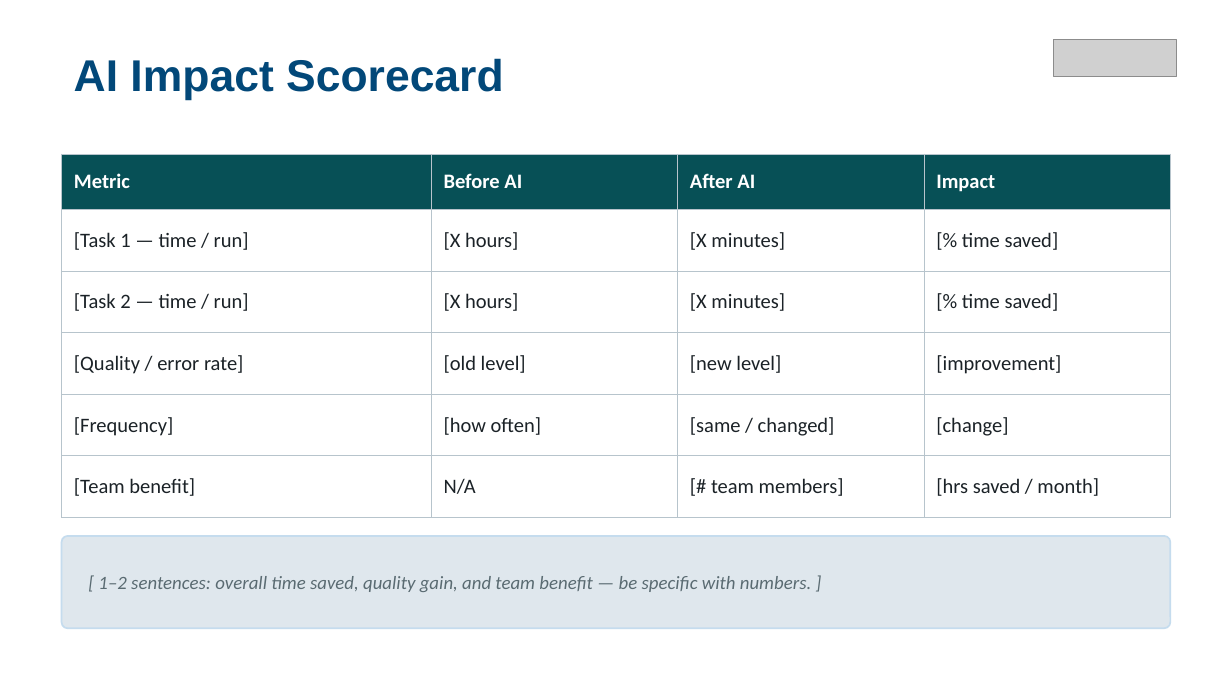
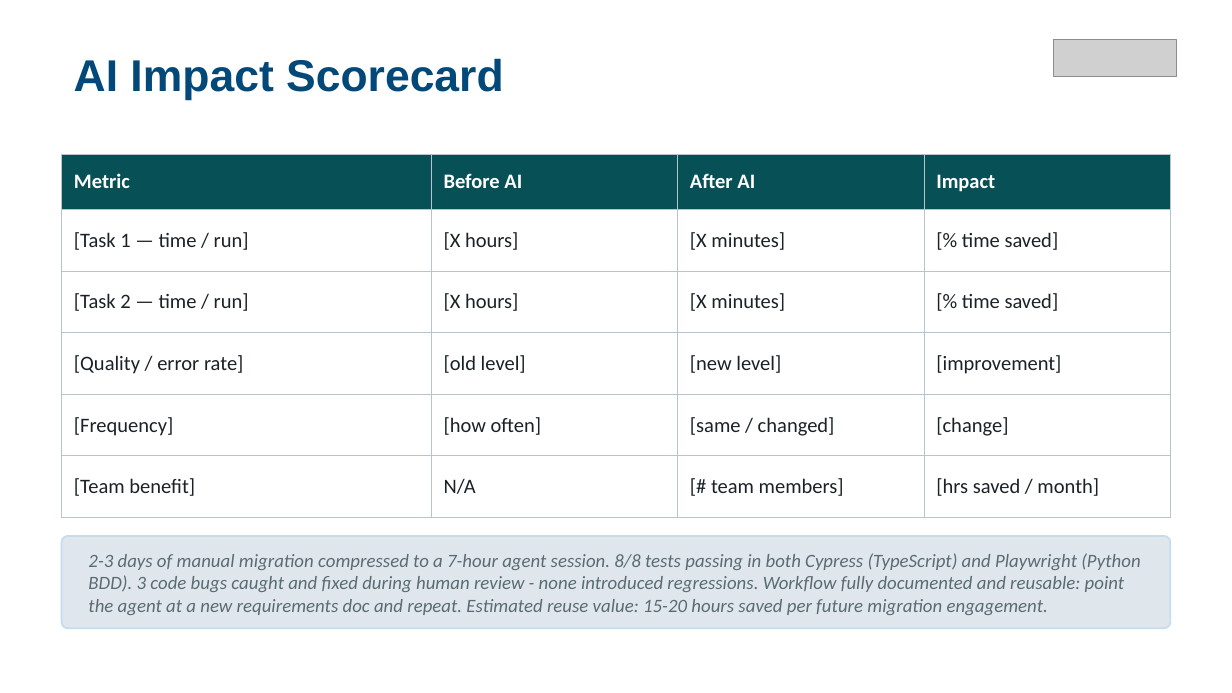
Before and after one commit to ajulian35/migration-cypress-to-playwright, a slide deck: slide 6 of docs/AI_Capstone_Template_L1 op 4.pptx. Drawn at 1232x693 pixels with LibreOffice and Linux fonts; fonts in the diff are those of the drawing; grey boxes stand for pictures. Boxes give left, top, right and bottom in pixels: in the first picture for what was removed or moved away, otherwise in the second. Text is boxed around its words. In the diff, an @@ line names an element or a change of style, - is before the commit and + after.

```diff
--- a/docs/AI_Capstone_Template_L1 op 4.pptx
+++ b/docs/AI_Capstone_Template_L1 op 4.pptx
@@ text at (88, 553, 1140, 615): text changed @@
-[ 1–2 sentences: overall time saved, quality gain, and team benefit — be specific with numbers. ]
+2-3 days of manual migration compressed to a 7-hour agent session. 8/8 tests passing in both Cypress (TypeScript) and Playwright (Python BDD). 3 code bugs caught and fixed during human review - none introduced regressions. Workflow fully documented and reusable: point the agent at a new requirements doc and repeat. Estimated reuse value: 15-20 hours saved per future migration engagement.
```
Also in this commit, not shown: 9 other slides changed.
